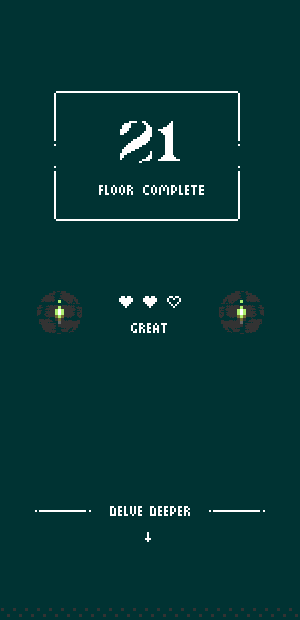
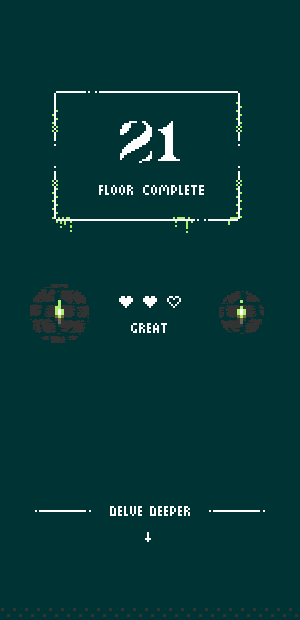
Layered file, before and after one edit (w=300, h=620). Changes by layer:
added group "Details" with 5 layers in group "Box" over [52, 91, 242, 233]
added layer "Layer 17" in group "Details" over [52, 102, 242, 233]
added layer "Layer 16" (1st of 4, in "Box" › "Details") in group "Details" over [52, 180, 58, 198]
added layer "Layer 16" (2nd of 4, in "Box" › "Details") in group "Details" over [52, 91, 208, 221]
added layer "Layer 16" (3rd of 4, in "Box" › "Details") in group "Details" over [236, 180, 242, 198]
added layer "Layer 16" (4th of 4, in "Box" › "Details") in group "Details" over [236, 114, 242, 132]
showed group "4" (1st of 2, in "Mid" › "Torch") (2 layers) over [34, 289, 85, 339]
showed group "3" (1st of 2, in "Mid" › "Torch") (2 layers) over [30, 284, 89, 343]
showed group "2" (1st of 2, in "Mid" › "Torch") (2 layers) over [34, 289, 85, 339]
